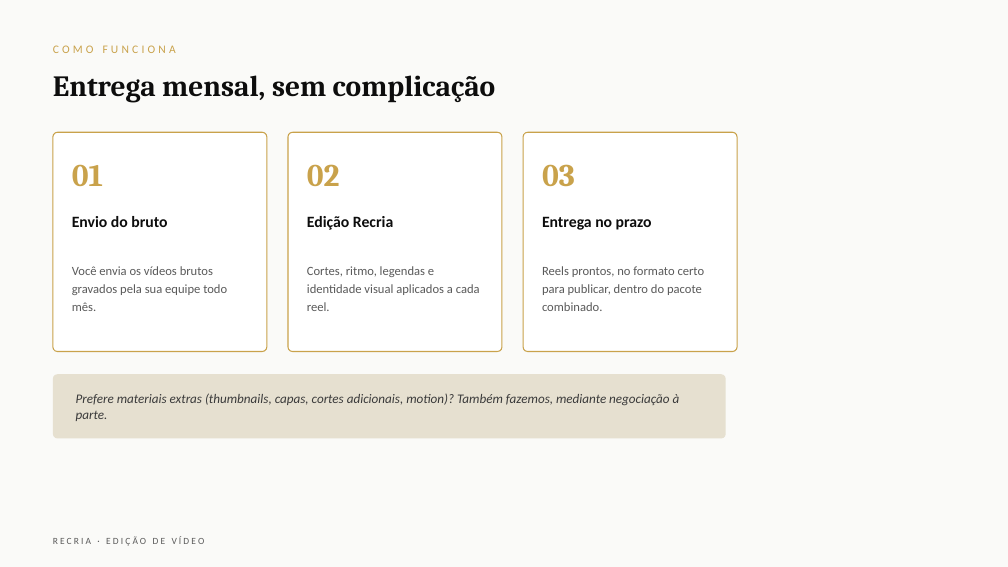
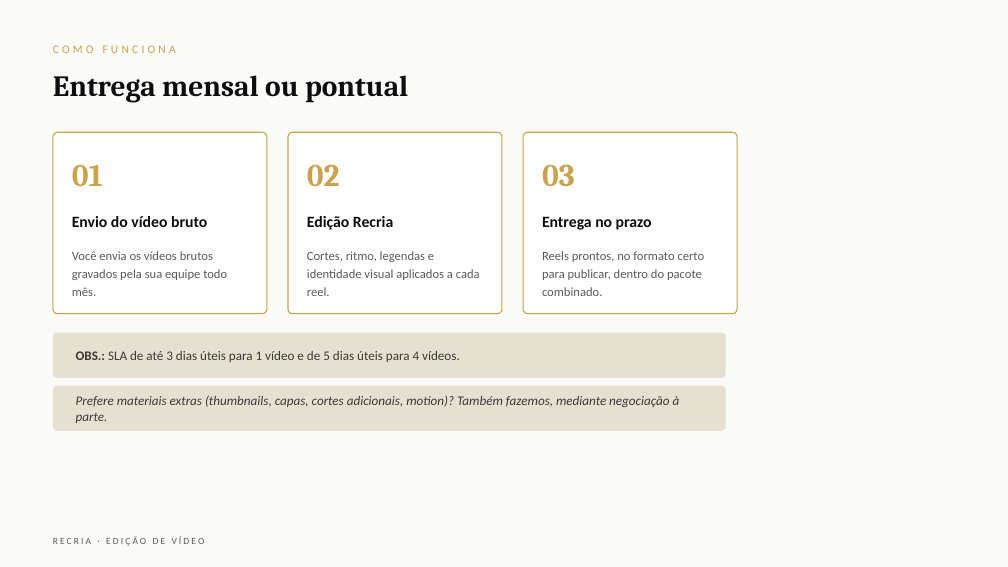
Before and after one commit to queridagratidao/recria-clientes, a slide deck: slide 4 of propostas/Recria - Proposta Edicao de Video.pptx. Drawn at 1008x567 pixels with LibreOffice and Linux fonts; fonts in the diff are those of the drawing. Boxes give left, top, right and bottom in pixels: in the first picture for what was removed or moved away, otherwise in the second. Text is boxed around its words. In the diff, an @@ line names an element or a change of style, - is before the commit and + after.

```diff
--- a/propostas/Recria - Proposta Edicao de Video.pptx
+++ b/propostas/Recria - Proposta Edicao de Video.pptx
@@ text at [53, 75, 408, 103]: text changed @@
-Entrega mensal, sem complicação
+Entrega mensal ou pontual
@@ rounded rectangle: place and size @@
-rounded rectangle at [53, 132, 267, 352]
+rounded rectangle at [53, 132, 267, 314]
@@ rounded rectangle: place and size @@
-rounded rectangle at [288, 132, 502, 352]
+rounded rectangle at [288, 132, 502, 314]
@@ rounded rectangle: place and size @@
-rounded rectangle at [523, 132, 737, 352]
+rounded rectangle at [523, 132, 737, 314]
@@ text "Você envia os vídeos brutos ...": place and size @@
-text "Você envia os vídeos brutos ..." at [72, 266, 227, 311]
+text "Você envia os vídeos brutos ..." at [72, 251, 227, 296]
@@ text at [72, 216, 207, 227]: text changed @@
-Envio do bruto
+Envio do vídeo bruto
@@ text "Cortes, ritmo, legendas e identidade ...": place and size @@
-text "Cortes, ritmo, legendas e identidade ..." at [307, 266, 480, 311]
+text "Cortes, ritmo, legendas e identidade ..." at [307, 251, 480, 296]
@@ text "Reels prontos, no formato certo ...": place and size @@
-text "Reels prontos, no formato certo ..." at [542, 266, 705, 311]
+text "Reels prontos, no formato certo ..." at [542, 251, 705, 296]
@@ proportions changed in 4 elements at [53, 132, 267, 314], [288, 132, 502, 314], [523, 132, 737, 314], [53, 333, 726, 378] @@
@@ rounded rectangle: place and size @@
-rounded rectangle at [53, 374, 726, 439]
+rounded rectangle at [53, 333, 726, 378]
@@ text added at [76, 351, 460, 362], 12.5 pt, text #3A3A3A @@
+OBS.: SLA de até 3 dias úteis para 1 vídeo e de 5 dias úteis para 4 vídeos.
@@ rounded rectangle added at [53, 386, 726, 431], fill #E6E0D0 @@
```
Also in this commit, not shown: 6 other slides changed, 1 other file.
